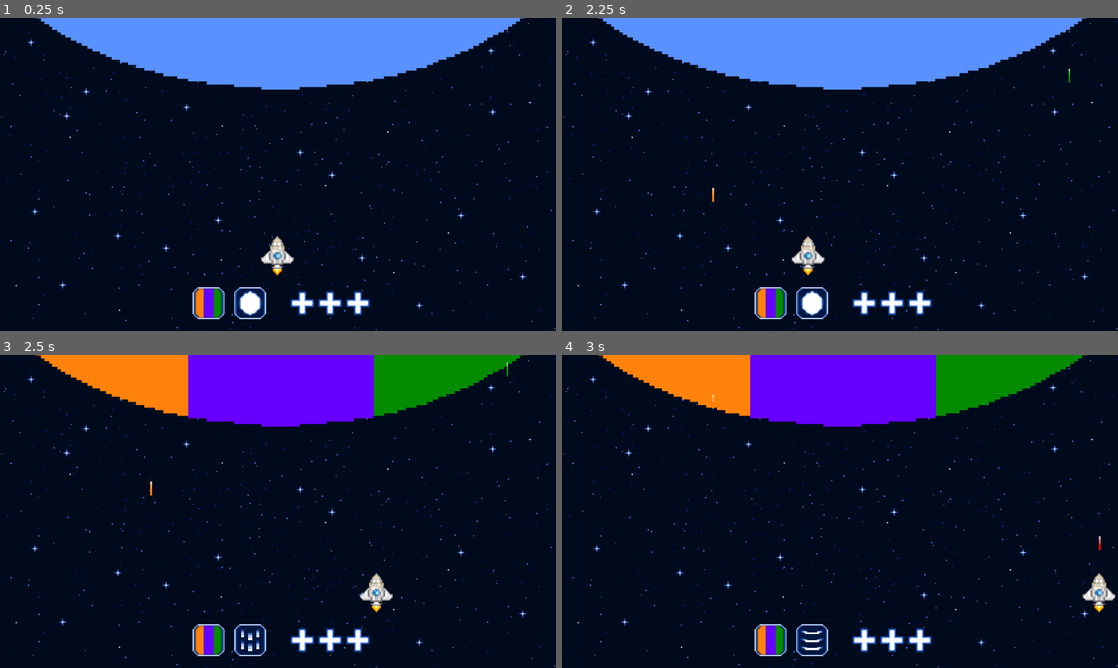
Above: before the commit, frames 1-4 (two rows, left to right).
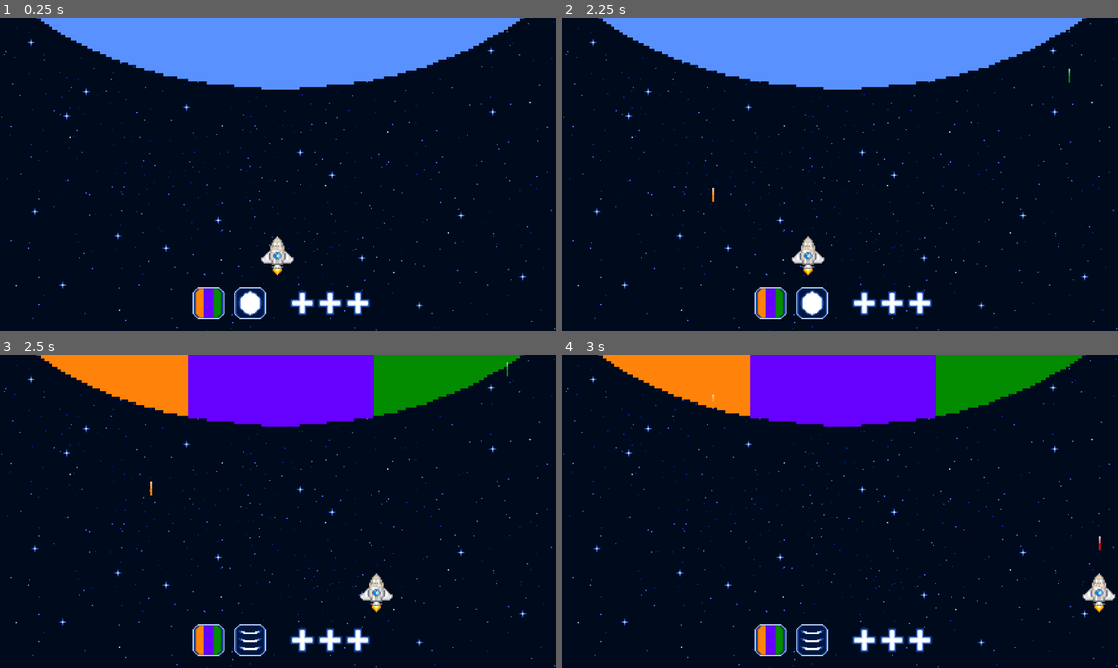
Above: after the commit, the same moments.

Repository: Annars30/GithubRepos-FINAL-project-ver1
Game: Godot game, scene res://Scenes/game.tscn
Two runs of this game, one before a commit and one after it. Both use one fixed random seed, a clock stepped at 60 frames per second and the inputs below.
Inputs (mouse positions are in pixels of both pictures, inside the frame that each line leads up to):
- Up to frame 1 (0.25 s): no input
- Up to frame 2 (2.25 s): tap Enter at 0.5 s; move the mouse to (773, 302) at 0.52 s; hold Right (move_right) 0.53-1.28 s; hold B (fire_blue) 0.53-1.28 s; click (773, 302) at 0.67 s; move the mouse to (812, 302) at 1.27 s; hold Left (move_left) 1.28-2.03 s; tap G (fire_green) at 1.35 s; click (812, 302) at 1.42 s; move the mouse to (895, 105) at 2.02 s; hold Right (move_right) from 2.03 s (still down); hold O (fire_orange) from 2.03 s (still down)
- Up to frame 3 (2.5 s): keep holding Right (move_right); keep holding O (fire_orange)
- Up to frame 4 (3 s): keep holding Right (move_right); move the mouse to (812, 574) at 2.77 s; release O (fire_orange) at 2.78 s; tap R (fire_red) at 2.85 s; click (812, 574) at 2.92 s

Frames 1-2 are identical in both runs. In frame 3, 0.2% of the frame differs, in the area x 42-48%, y 87-96%; in frame 4, nothing differs.

Commit message:
Update game.tscn

Diff:
--- a/Scenes/game.tscn
+++ b/Scenes/game.tscn
@@ -64,5 +64,6 @@
 floor_block_on_wall = false
 platform_wall_layers = 255
 
+[connection signal="dice_1_rolled" from="Dice1" to="Dice2" method="_on_dice_1_rolled"]
 [connection signal="dice_1_rolled" from="Dice1" to="Supernova" method="_on_dice_1_rolled"]
 [connection signal="dice_2_rolled" from="Dice2" to="Supernova" method="_on_dice_2_rolled"]
